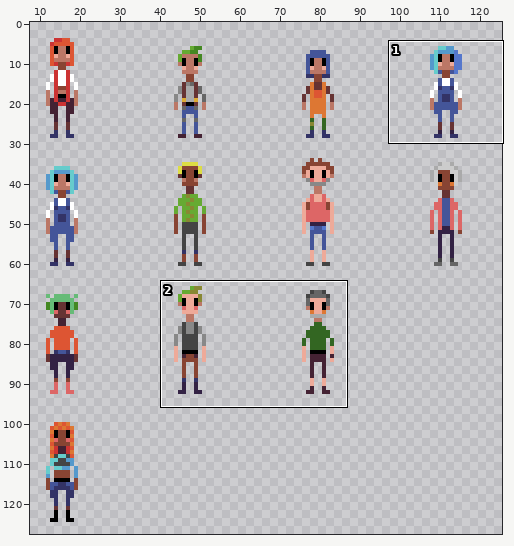
One commit to this sprite sheet: umon/art/imgs/char_01.png. The first picture is a wide view before the edit; the outline marks the close-up.
Close-up. First the earlier version:
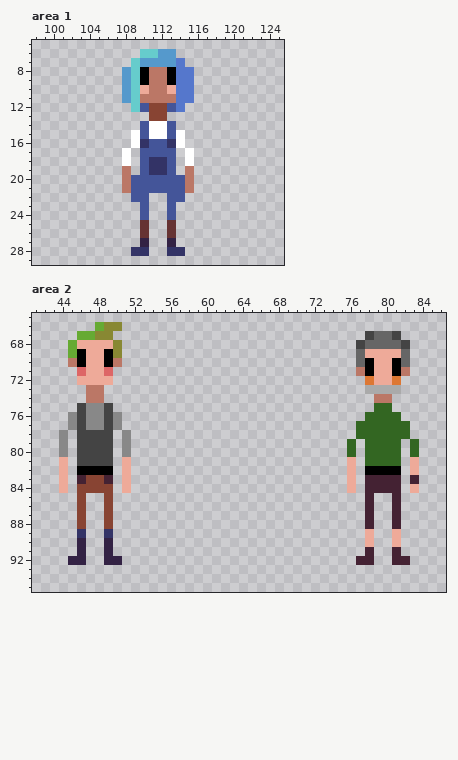
The file is 128x128 pixels. Shown: area 1: x 98..125, y 5..29; area 2: x 41..86, y 65..95. The wide view leaves out empty margins. The commit also changed other parts of the picture, which this record leaves out.
The same view after the edit:
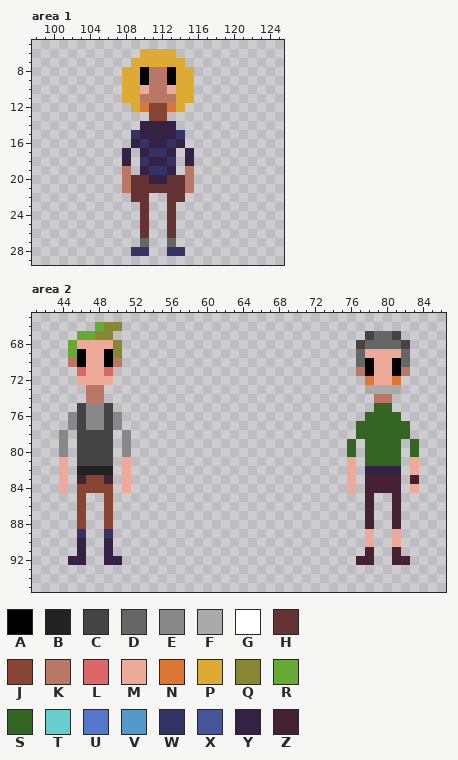
Palette (. is transparent): A #000000  B #222222  C #444444  D #666666  E #888888  F #aaaaaa  G #ffffff  H #663333  J #884433  K #bb7766  L #dd6666  M #eeaa99  N #dd7733  P #ddaa33  Q #888833  R #66aa33  S #336622  T #66cccc  U #5577cc  V #5599cc  W #333366  X #445599  Y #332244  Z #442233
What changed:
Area 1:
Colour Y becomes colour D in row 27 at x 110 and 113.
Colour X becomes colour H in row 20 at x 109 to 110 and 113 to 114; in row 21 at x 109 to 114; in row 22 at x 109 to 110 and 113 to 114; in rows 23 to 24 at x 110 and 113.
Colour X becomes colour N in row 12 at x 110 and 113.
Colour T becomes colour P in row 6 at x 110 to 111; in rows 7 to 12 at x 109.
Colour U becomes colour P in row 7 at x 114; in rows 8 to 11 at x 114 to 115; in row 12 at x 114.
Colour V becomes colour P in row 6 at x 112 to 113; in row 7 at x 110 to 113; in rows 8 to 11 at x 108.
Colour G becomes colour W in row 15 at x 109 and 114.
Colour X becomes colour W in row 17 at x 111 to 112; in row 18 at x 110 and 113.
Colour G becomes colour Y in rows 14 to 15 at x 111 to 112; in row 16 at x 109 and 114; in rows 17 to 18 at x 108 and 115.
Colour W becomes colour Y in row 18 at x 111 to 112.
Colour X becomes colour Y in rows 14 to 15 at x 110 and 113; in row 16 at x 111 to 112; in row 17 at x 110 and 113; in row 19 at x 110 and 113; in row 20 at x 111 to 112.
Area 2:
Colour A becomes colour B in row 82 at x 46 to 49.
Colour A becomes colour Y in row 82 at x 78 to 81.
